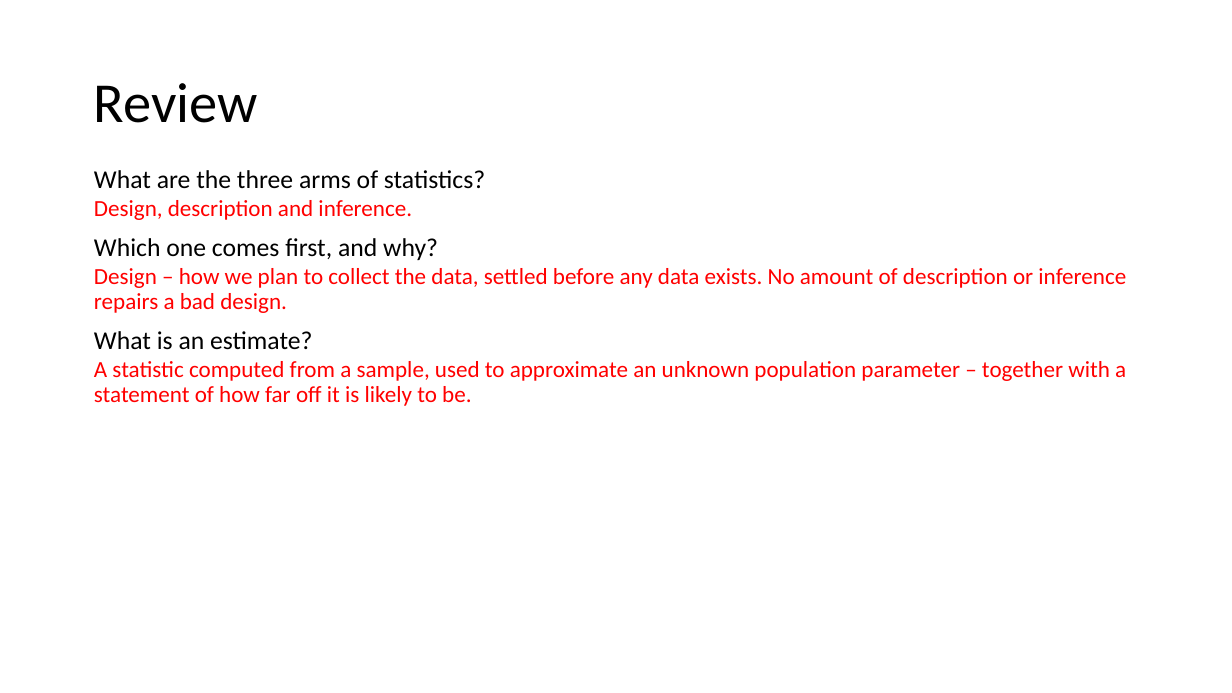
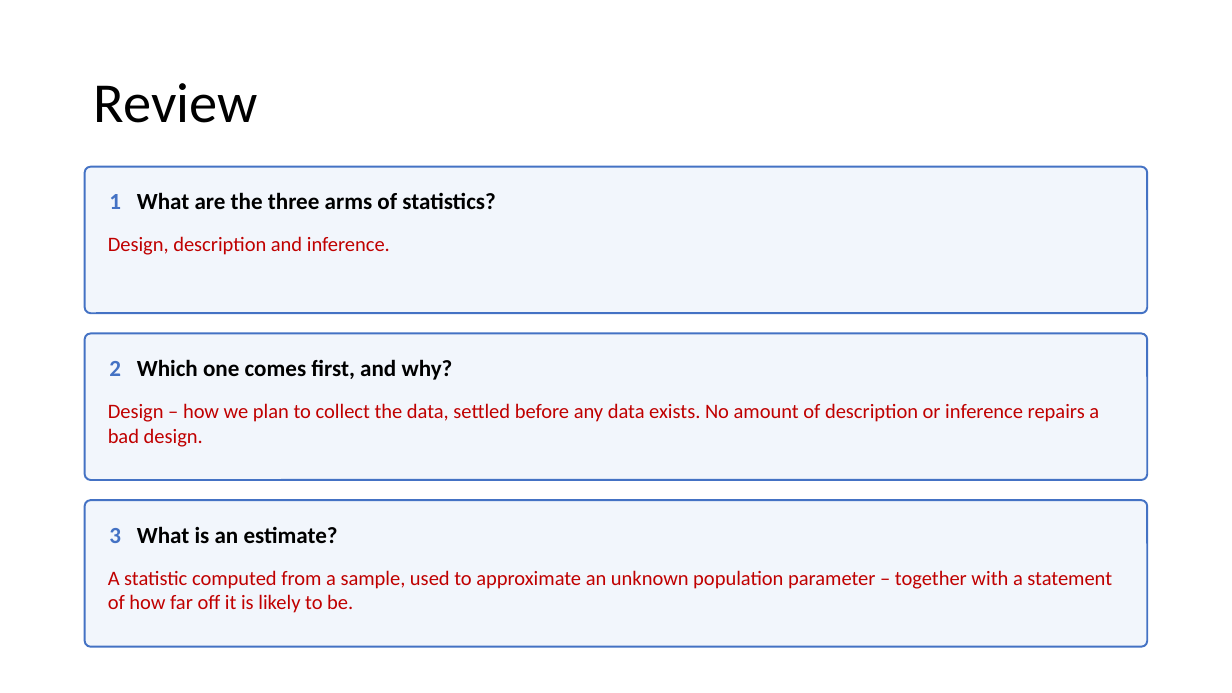
Before and after one commit to Jarred6068/Kvamme_UI_STAT251, a slide deck: slide 3 of docs/lecture_slides/Week 2/Week2_Lecture3_Slides_1_19_2024.pptx. Drawn at 1232x693 pixels with LibreOffice and Linux fonts; fonts in the diff are those of the drawing. Boxes give left, top, right and bottom in pixels: in the first picture for what was removed or moved away, otherwise in the second. Text is boxed around its words. In the diff, an @@ line names an element or a change of style, - is before the commit and + after.

```diff
--- a/docs/lecture_slides/Week 2/Week2_Lecture3_Slides_1_19_2024.pptx
+++ b/docs/lecture_slides/Week 2/Week2_Lecture3_Slides_1_19_2024.pptx
@@ rounded rectangle added at (85, 166, 1148, 313), fill #F2F6FC, outline #4472C4 1.5 pt, 18 pt, text #000000, bold @@
+1 What are the three arms of statistics?
@@ text removed at (94, 170, 1126, 406) @@
-What are the three arms of statistics?
-Design, description and inference.
-Which one comes first, and why?
-Design – how we plan to collect the data, settled before any data exists. No amount of description or inference repairs a bad design.
-What is an estimate?
-A statistic computed from a sample, used to approximate an unknown population parameter – together with a statement of how far off it is likely to be.
@@ text added at (108, 236, 390, 255), 16 pt, text #C00000 @@
+Design, description and inference.
@@ rounded rectangle added at (85, 334, 1148, 481), fill #F2F6FC, outline #4472C4 1.5 pt, 18 pt, text #000000, bold @@
+2 Which one comes first, and why?
@@ text added at (108, 403, 1099, 447), 16 pt, text #C00000 @@
+Design – how we plan to collect the data, settled before any data exists. No amount of description or inference repairs a bad design.
@@ rounded rectangle added at (85, 500, 1148, 647), fill #F2F6FC, outline #4472C4 1.5 pt, 18 pt, text #000000, bold @@
+3 What is an estimate?
@@ text added at (108, 570, 1112, 613), 16 pt, text #C00000 @@
+A statistic computed from a sample, used to approximate an unknown population parameter – together with a statement of how far off it is likely to be.
```
Also in this commit, not shown: 2 other slides changed, 1 slide added, 36 other files.
